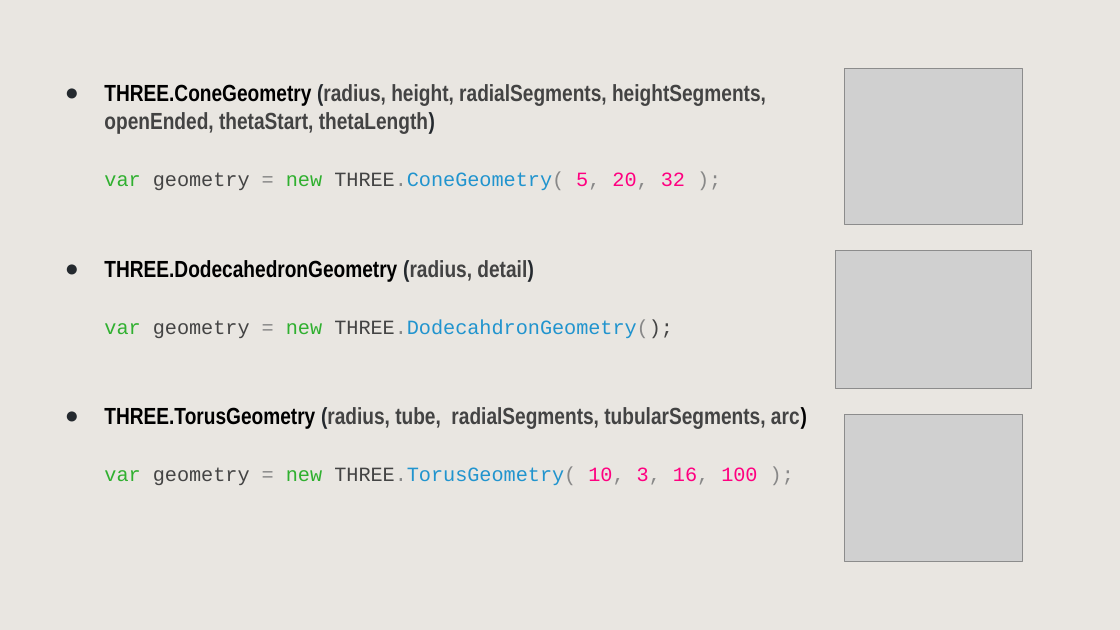
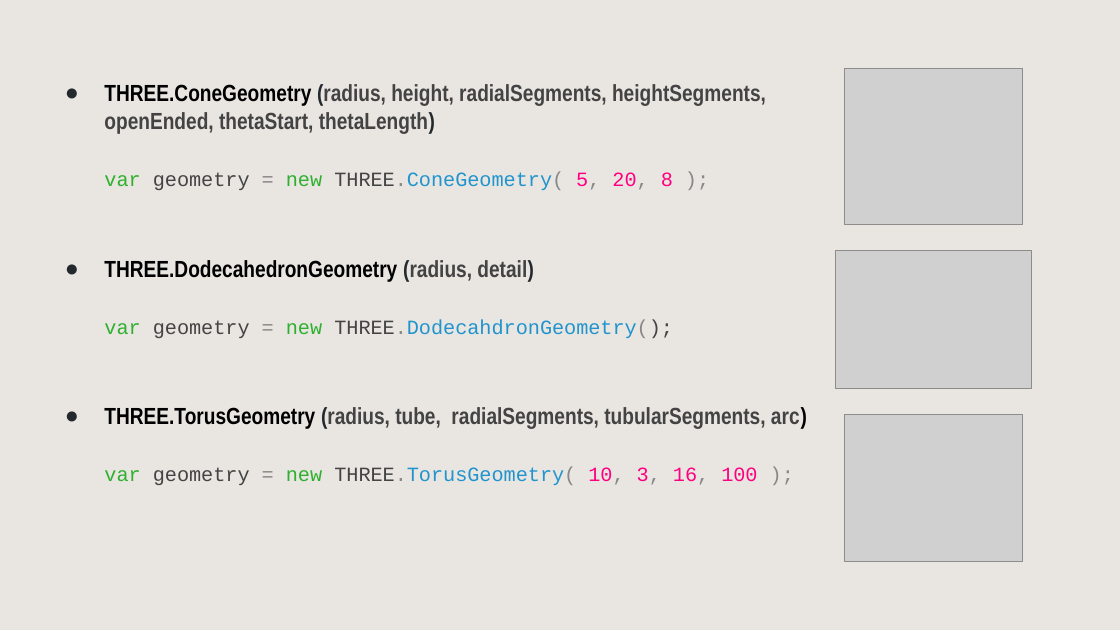
Before and after one commit to grafkom-2020/presentasi-threejs-kbam, a slide deck: slide 9 of BekerjaDenganGeometri_KBAM.pptx. Drawn at 1120x630 pixels with LibreOffice and Linux fonts; fonts in the diff are those of the drawing; grey boxes stand for pictures. Boxes give left, top, right and bottom in pixels: in the first picture for what was removed or moved away, otherwise in the second. Text is boxed around its words. In the diff, an @@ line names an element or a change of style, - is before the commit and + after.

```diff
--- a/BekerjaDenganGeometri_KBAM.pptx
+++ b/BekerjaDenganGeometri_KBAM.pptx
@@ text at (104,172,673,190): text changed @@
-var geometry = new THREE.ConeGeometry( 5, 20, 32 );
+var geometry = new THREE.ConeGeometry( 5, 20, 8 );
```
Also in this commit, not shown: 1 other slide changed.
